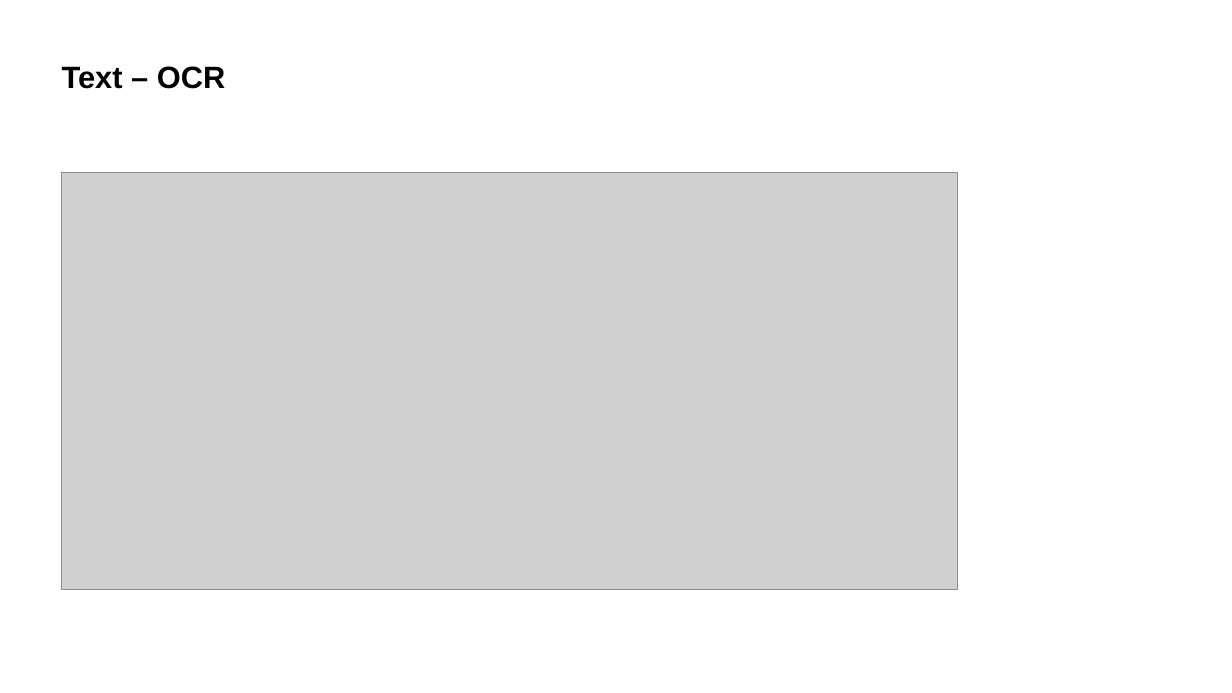
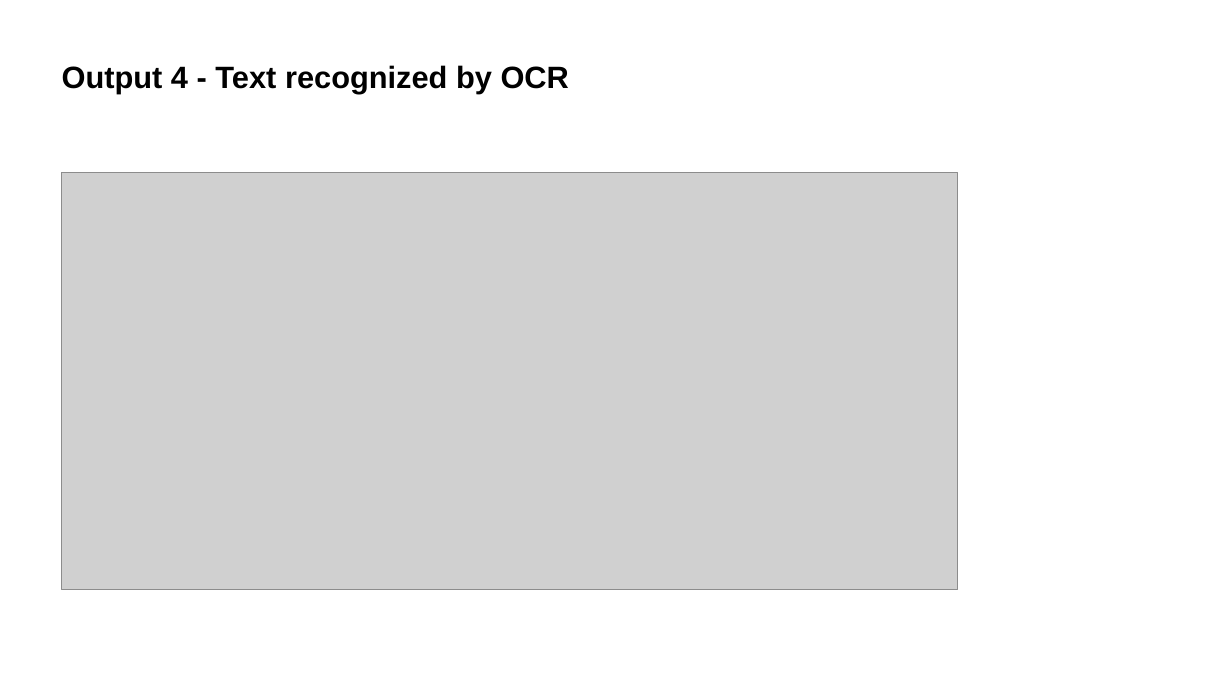
Before and after one commit to Tech4-Good/Step01_Learning, a slide deck: slide 10 of 04_ComputerVision/01_POC_Hexagon_AI_PID/AI for PDF extraction.pptx. Drawn at 1232x693 pixels with LibreOffice and Linux fonts; fonts in the diff are those of the drawing; grey boxes stand for pictures; background and template pictures are left out. Boxes give left, top, right and bottom in pixels: in the first picture for what was removed or moved away, otherwise in the second. Text is boxed around its words. In the diff, an @@ line names an element or a change of style, - is before the commit and + after.

```diff
--- a/04_ComputerVision/01_POC_Hexagon_AI_PID/AI for PDF extraction.pptx
+++ b/04_ComputerVision/01_POC_Hexagon_AI_PID/AI for PDF extraction.pptx
@@ title at box(62, 65, 569, 93): text changed @@
-Text – OCR
+Output 4 - Text recognized by OCR
```
Also in this commit, not shown: 8 other slides changed, 2 slides added, 1 slide removed, 15 other files.
